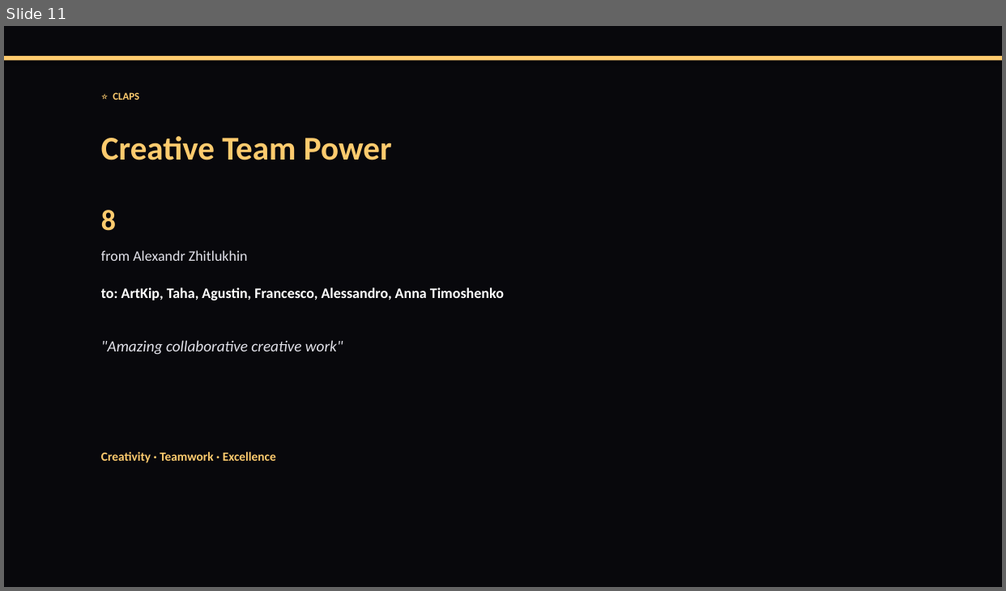
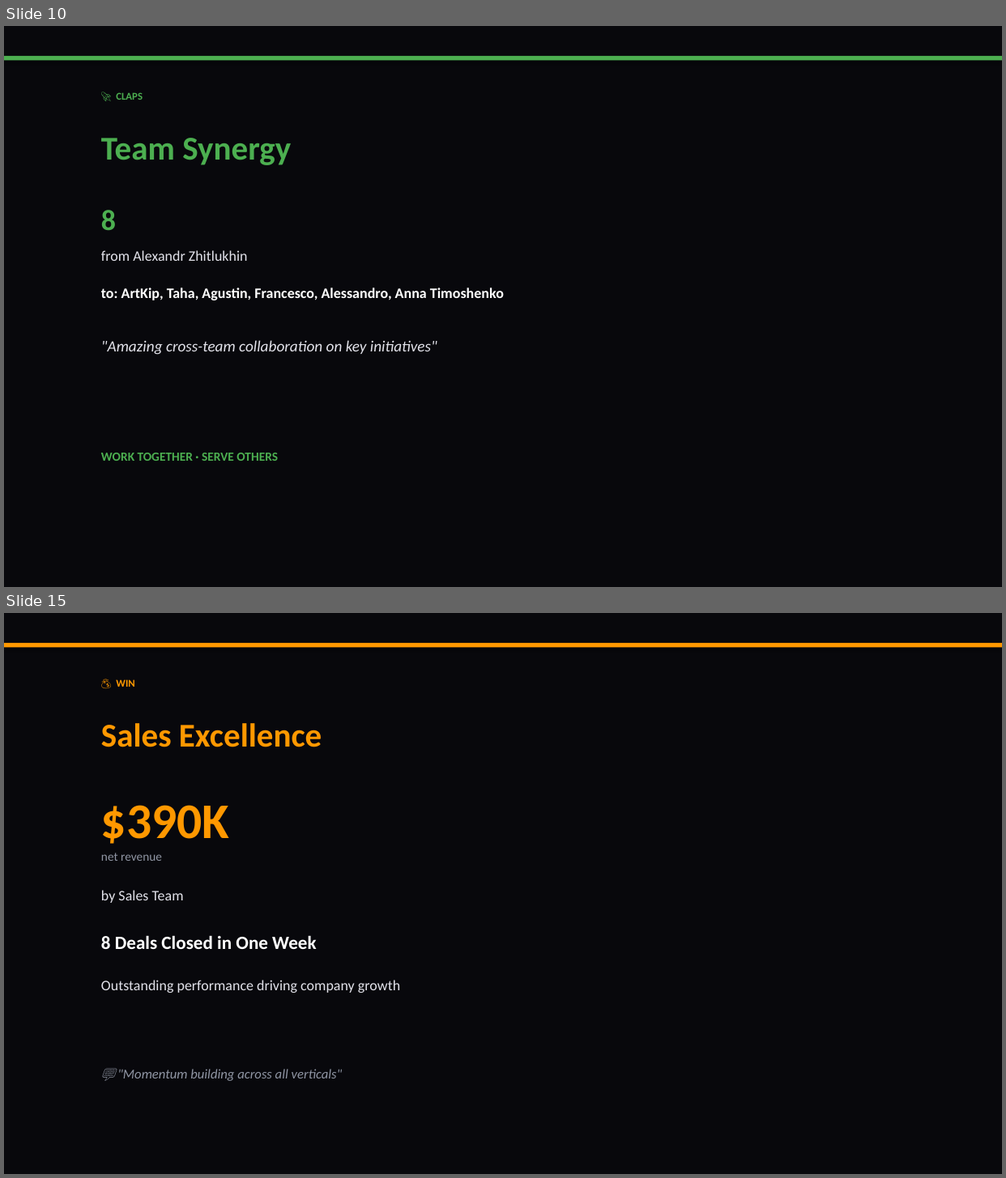
Before and after one commit to liliyagarifullina-maker/appodeal-pulse, a slide deck: data/archive/pulse_2026-03-12.pptx. Shown one above the other, each under a label of ours: slide 11 before the commit, slides 10 and 15 after it; the slides between them are not shown. The pictures are 1006x591 and 1006x1178 pixels, drawn with LibreOffice and Linux fonts; fonts in the diff are those of the drawing. Boxes give left, top, right and bottom in pixels: in the first picture for what was removed or moved away, otherwise in the second. Text is boxed around its words. In the diff, an @@ line names an element or a change of style, - is before the commit and + after.

```diff
--- a/data/archive/pulse_2026-03-12.pptx
+++ b/data/archive/pulse_2026-03-12.pptx
@@ slide 15 added at [4,613,1002,1174], background #08080C @@
@@ rectangle added at [4,643,1002,648], fill #FF9800 @@
@@ text added at [116,679,134,687], 10 pt, text #FF9800, bold @@
+💰 WIN
@@ text added at [101,723,322,747], 32 pt, text #FF9800, bold @@
+Sales Excellence
@@ text added at [101,805,229,844], 48 pt, text #FF9800, bold @@
+$390K
@@ text added at [101,853,162,861], 12 pt, text #8F95A3 @@
+net revenue
@@ text added at [101,890,184,903], 14 pt, text #E2E2EA @@
+by Sales Team
@@ text added at [101,935,316,949], 18 pt, text #FFFFFF, bold @@
+8 Deals Closed in One Week
@@ text added at [101,980,400,993], 14 pt, text #E2E2EA @@
+Outstanding performance driving company growth
@@ text added at [117,1069,343,1081], 13 pt, text #8F95A3, italic @@
+💬 "Momentum building across all verticals"
@@ what was slide 11 is now slide 10 @@
@@ slide 10 changed as well @@
@@ rectangle at [4,56,1002,61]: fill #FDCB6E to #4CAF50 @@
@@ text at [116,92,143,100]: text changed; text colour #FDCB6E to #4CAF50 @@
-⭐ CLAPS
+🚀 CLAPS
@@ text at [101,138,291,165]: text changed; text colour #FDCB6E to #4CAF50 @@
-Creative Team Power
+Team Synergy
@@ text "8" at [101,210,116,230]: text colour #FDCB6E to #4CAF50 @@
@@ text at [101,340,437,355]: text changed @@
-"Amazing collaborative creative work"
+"Amazing cross-team collaboration on key initiatives"
@@ text at [101,453,278,461]: text changed; text colour #FDCB6E to #4CAF50 @@
-Creativity · Teamwork · Excellence
+WORK TOGETHER · SERVE OTHERS
```
Also in this commit, not shown: 13 other slides changed, 1 other slide added, 3 slides removed, 2 other files.
